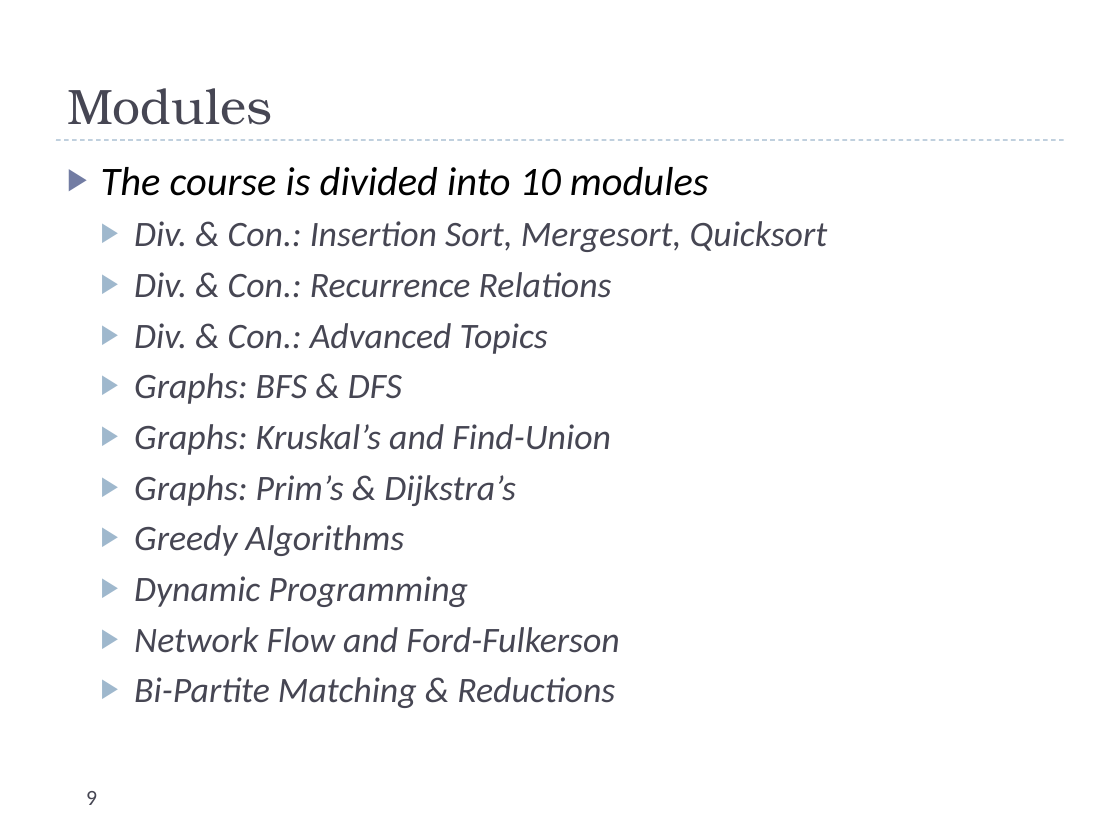
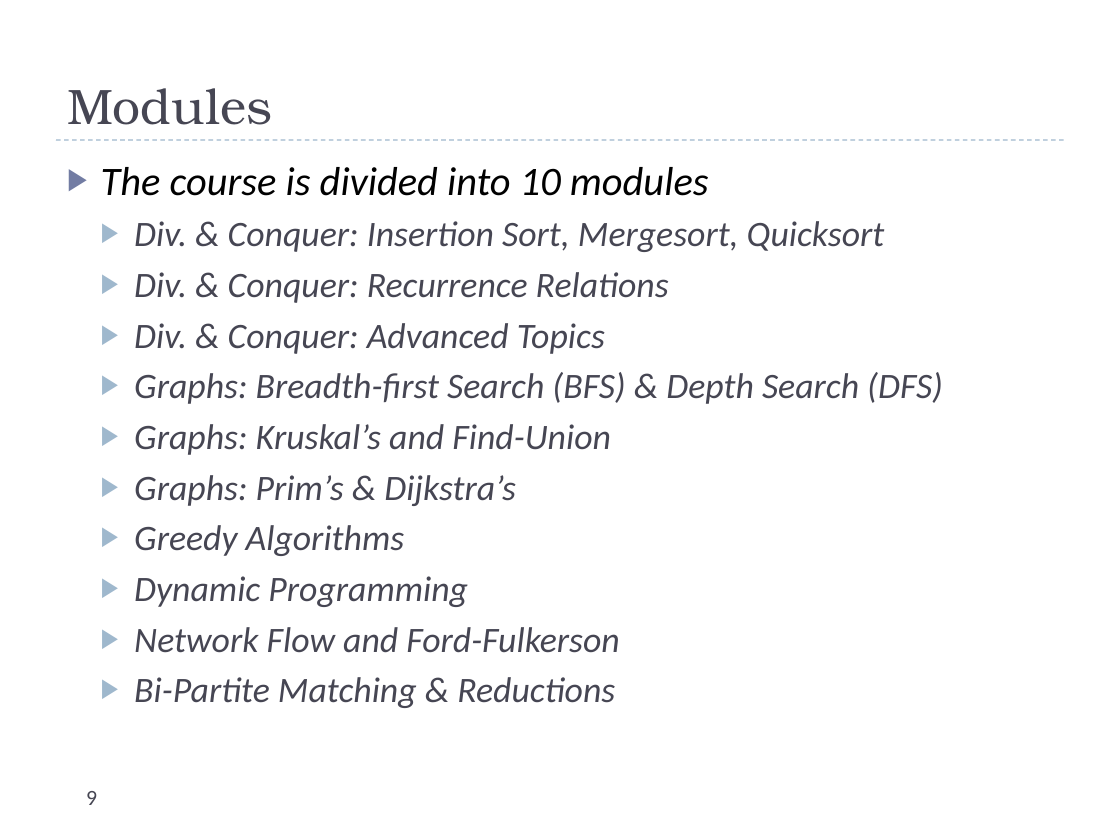
Before and after one commit to uva-cs/cs4102-f21, a slide deck: slide 9 of slides/courseintroduction.pptx. Drawn at 1120x840 pixels with LibreOffice and Linux fonts; fonts in the diff are those of the drawing. Boxes give left, top, right and bottom in pixels: in the first picture for what was removed or moved away, otherwise in the second. Text is boxed around its words. In the diff, an @@ line names an element or a change of style, - is before the commit and + after.

```diff
--- a/slides/courseintroduction.pptx
+++ b/slides/courseintroduction.pptx
@@ text at bbox=[134, 221, 943, 404]: text changed @@
-  ▶ Div. & Con.: Insertion Sort, Mergesort, Quicksort
-  ▶ Div. & Con.: Recurrence Relations
-  ▶ Div. & Con.: Advanced Topics
-  ▶ Graphs: BFS & DFS
+  ▶ Div. & Conquer: Insertion Sort, Mergesort, Quicksort
+  ▶ Div. & Conquer: Recurrence Relations
+  ▶ Div. & Conquer: Advanced Topics
+  ▶ Graphs: Breadth-first Search (BFS) & Depth Search (DFS)
```
Also in this commit, not shown: 5 other slides changed, 2 other files.
